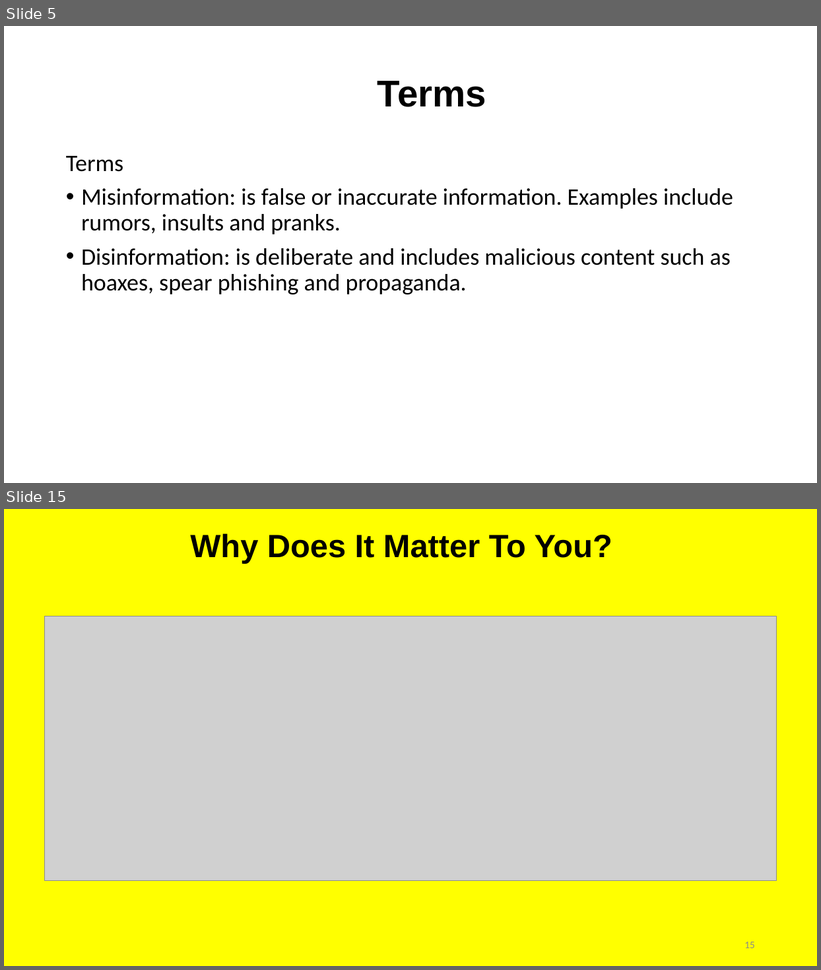
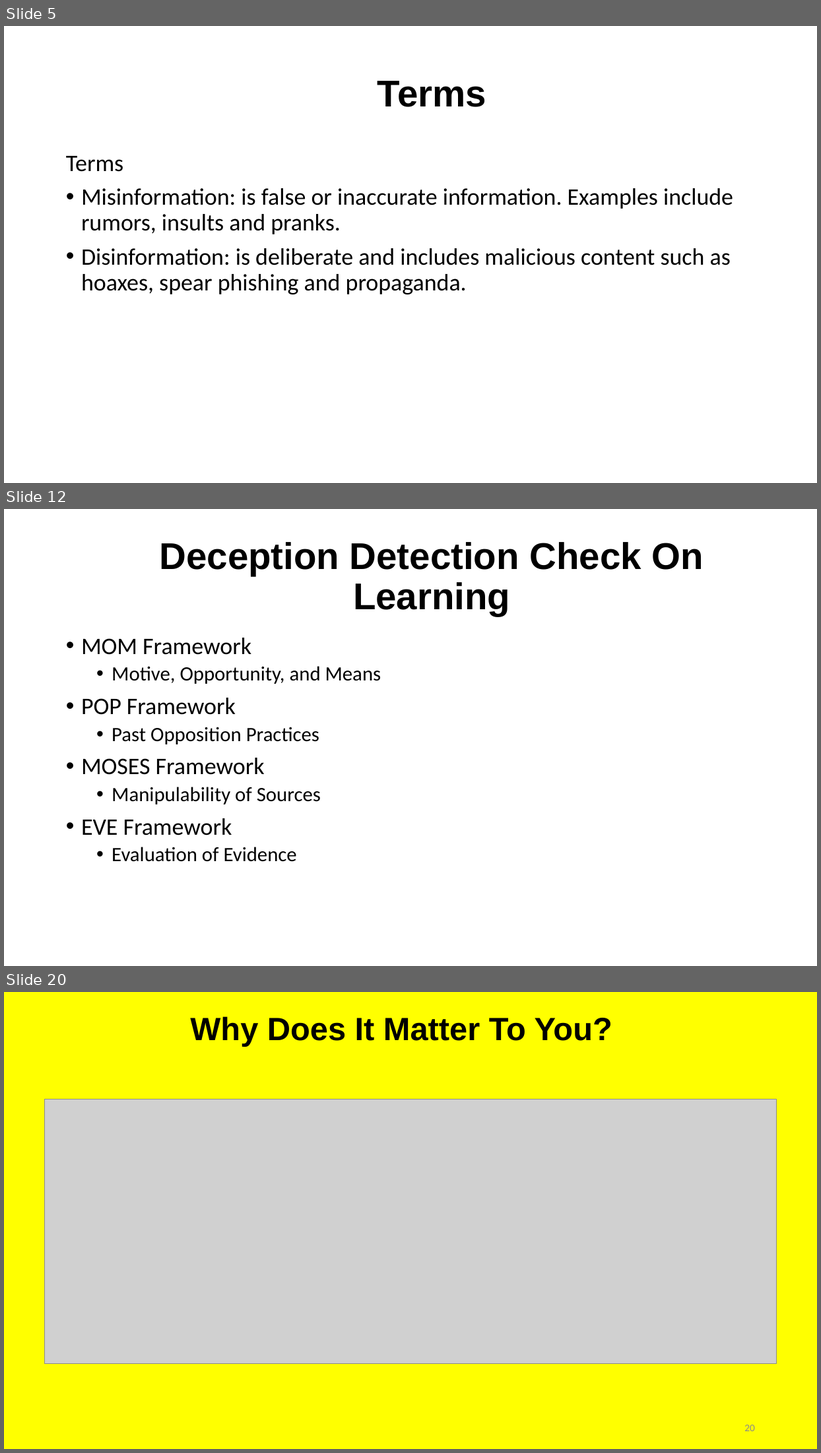
Before and after one commit to irregularchat/Counter_Malign_Information_Training, a slide deck: Counter_Malign_Information/4-Implement-For_Instructors/Lesson_Plans/Lesson_05-Identify_Malign_Information/Audio_Visual-Identify_Misinformation/Instructor-Lesson_Slide-Identify_Misinformation.pptx. Shown one above the other, each under a label of ours: slides 5 and 15 before the commit, slides 5, 12 and 20 after it; the slides between them are not shown. The pictures are 821x970 and 821x1453 pixels, drawn with LibreOffice and Linux fonts; fonts in the diff are those of the drawing; grey boxes stand for pictures. Boxes give left, top, right and bottom in pixels: in the first picture for what was removed or moved away, otherwise in the second. Text is boxed around its words. In the diff, an @@ line names an element or a change of style, - is before the commit and + after.

```diff
--- a/Counter_Malign_Information/4-Implement-For_Instructors/Lesson_Plans/Lesson_05-Identify_Malign_Information/Audio_Visual-Identify_Misinformation/Instructor-Lesson_Slide-Identify_Misinformation.pptx
+++ b/Counter_Malign_Information/4-Implement-For_Instructors/Lesson_Plans/Lesson_05-Identify_Malign_Information/Audio_Visual-Identify_Misinformation/Instructor-Lesson_Slide-Identify_Misinformation.pptx
@@ slide 12 added at <box>4,509,817,966</box>, background #FFFFFF @@
@@ title added at <box>159,542,704,617</box>, 44 pt, text #000000, bold @@
+Deception Detection Check On Learning
@@ text added at <box>81,638,382,862</box>, 24 pt, text #000000 @@
+• MOM Framework
+  • Motive, Opportunity, and Means
+• POP Framework
+  • Past Opposition Practices
+• MOSES Framework
+  • Manipulability of Sources
+• EVE Framework
+  • Evaluation of Evidence
@@ what was slide 15 is now slide 20 @@
@@ page number at <box>745,1425,755,1432</box>: text changed @@
-15
+20
```
Also in this commit, not shown: 8 slides changed, 5 other slides added, 1 slide removed, 1 other file.
